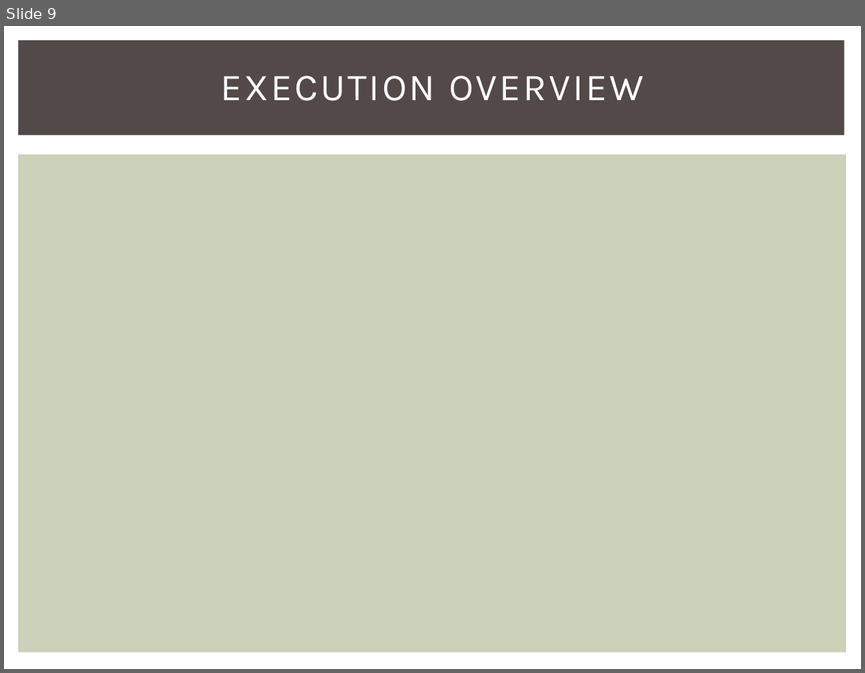
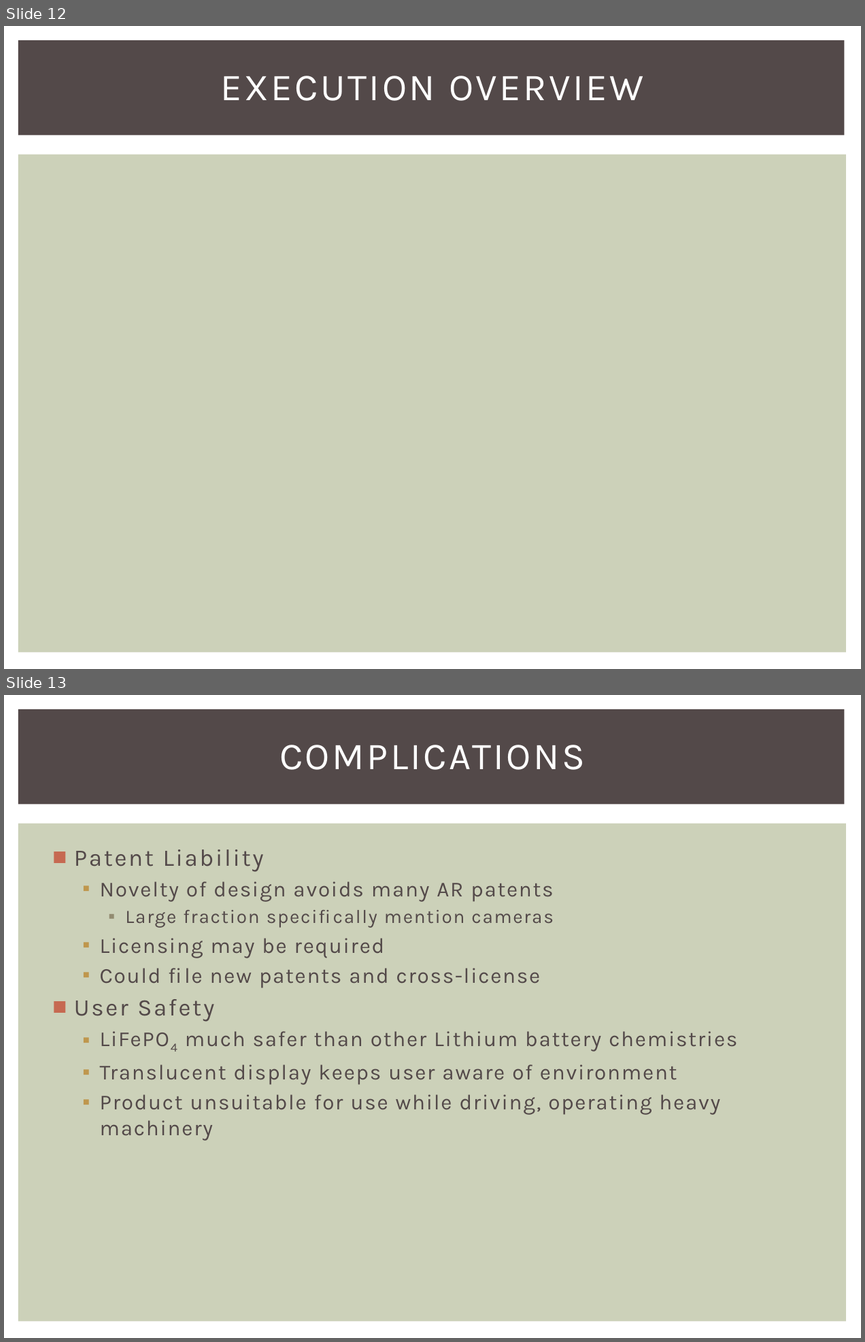
Before and after one commit to snowpuppy/augreality, a slide deck: doc/AugRealityMidReview.pptx. Shown one above the other, each under a label of ours: slide 9 before the commit, slides 12 and 13 after it. The pictures are 865x673 and 865x1342 pixels, drawn with LibreOffice and Linux fonts; fonts in the diff are those of the drawing. Boxes give left, top, right and bottom in pixels: in the first picture for what was removed or moved away, otherwise in the second. Text is boxed around its words. In the diff, an @@ line names an element or a change of style, - is before the commit and + after.

```diff
--- a/doc/AugRealityMidReview.pptx
+++ b/doc/AugRealityMidReview.pptx
@@ slide 13 added at [4, 695, 861, 1338], background #FFFFFF; not listed: 2 template elements that a slide beside it also shows @@
@@ title added at [279, 745, 585, 770], 32 pt, text #FFFFFF @@
+COMPLICATIONS
@@ text added at [74, 849, 737, 1140], 18 pt, text #534949 @@
+■ Patent Liability
+  ▪ Novelty of design avoids many AR patents
+    ▪ Large fraction specifically mention cameras
+  ▪ Licensing may be required
+  ▪ Could file new patents and cross-license
+■ User Safety
+  ▪ LiFePO4 much safer than other Lithium battery chemistries
+  ▪ Translucent display keeps user aware of environment
+  ▪ Product unsuitable for use while driving, operating heavy machinery
@@ what was slide 9 is now slide 12 @@
```
Also in this commit, not shown: 4 slides changed, 4 other slides added, 2 slides removed, 9 other files.
